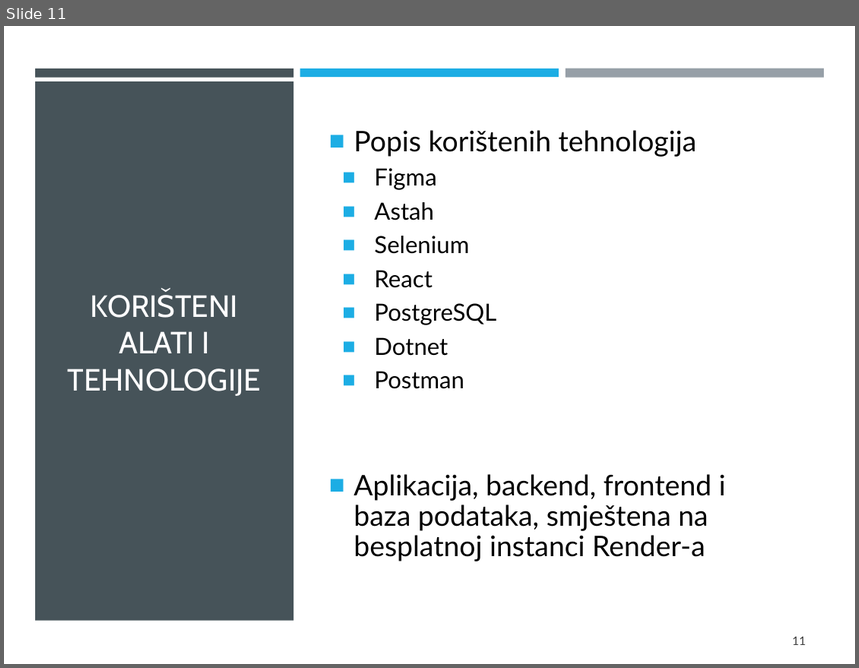
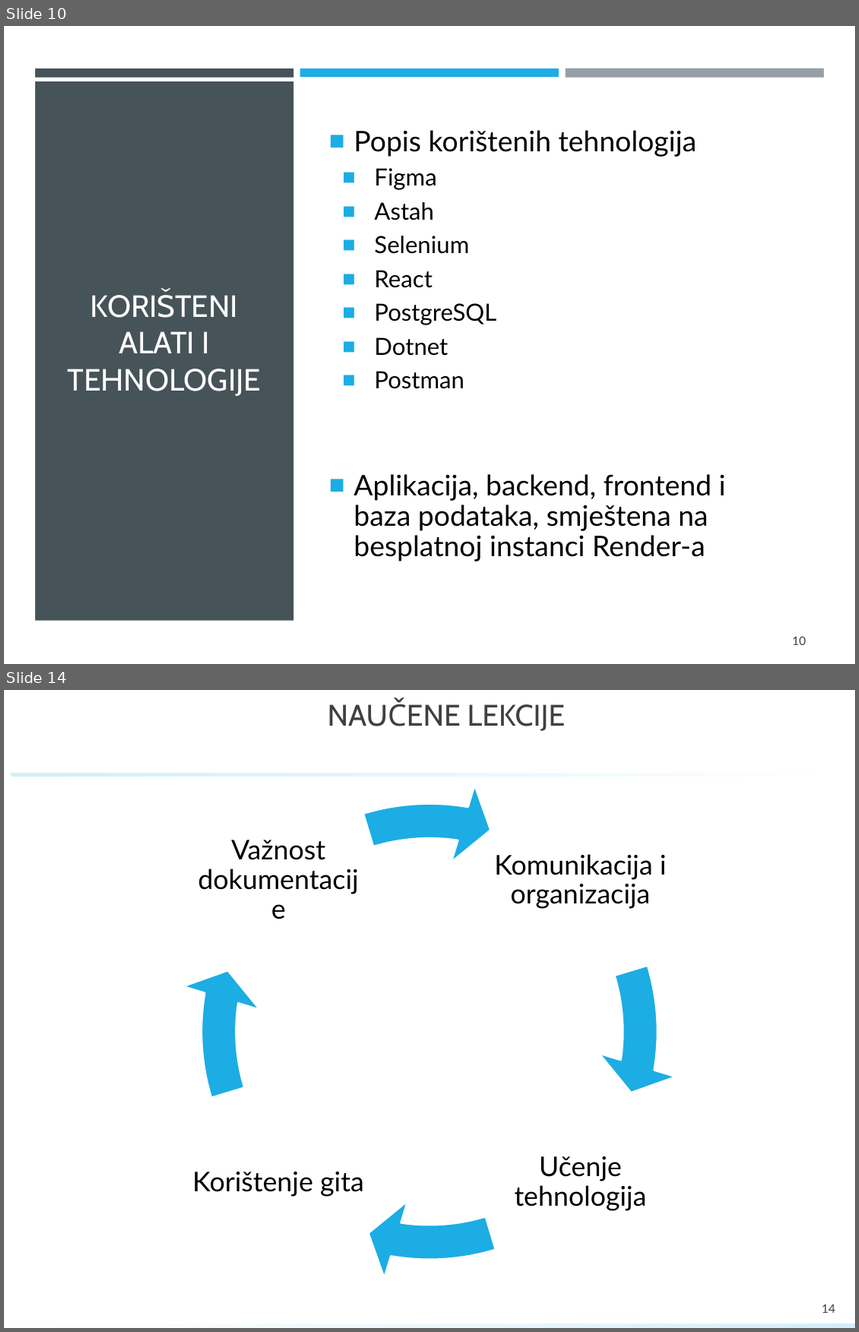
Before and after one commit to GolubIvan/Programsko-inzenjerstvo, a slide deck: PROINZ_TG11_4_eZgrada.pptx. Shown one above the other, each under a label of ours: slide 11 before the commit, slides 10 and 14 after it; the slides between them are not shown. The pictures are 859x668 and 859x1332 pixels, drawn with LibreOffice and Linux fonts; fonts in the diff are those of the drawing; background and template pictures are left out. Boxes give left, top, right and bottom in pixels: in the first picture for what was removed or moved away, otherwise in the second. Text is boxed around its words. In the diff, an @@ line names an element or a change of style, - is before the commit and + after.

```diff
--- a/PROINZ_TG11_4_eZgrada.pptx
+++ b/PROINZ_TG11_4_eZgrada.pptx
@@ slide 14 added at [4,690,855,1328], background #FFFFFF; not listed: 1 template element that a slide beside it also shows @@
@@ title added at [468,704,566,731], 25.2 pt, text #404040 @@
+NAUČENE LEKCIJE
@@ rectangle added at [11,773,848,777], fill gradient #D2EFFA to #FFFFFF @@
@@ group added at [179,780,680,1283]: 4 texts, 4 circular arrows @@
+Komunikacija i organizacija
+Učenje tehnologija
+Korištenje gita
+Važnost dokumentacije
@@ page number added at [822,1305,835,1313], 10 pt, text #404040 @@
+14
@@ what was slide 11 is now slide 10 @@
@@ page number at [792,636,806,645]: text changed @@
-11
+10
```
Also in this commit, not shown: 3 slides changed, 2 other slides added, 4 slides removed.
